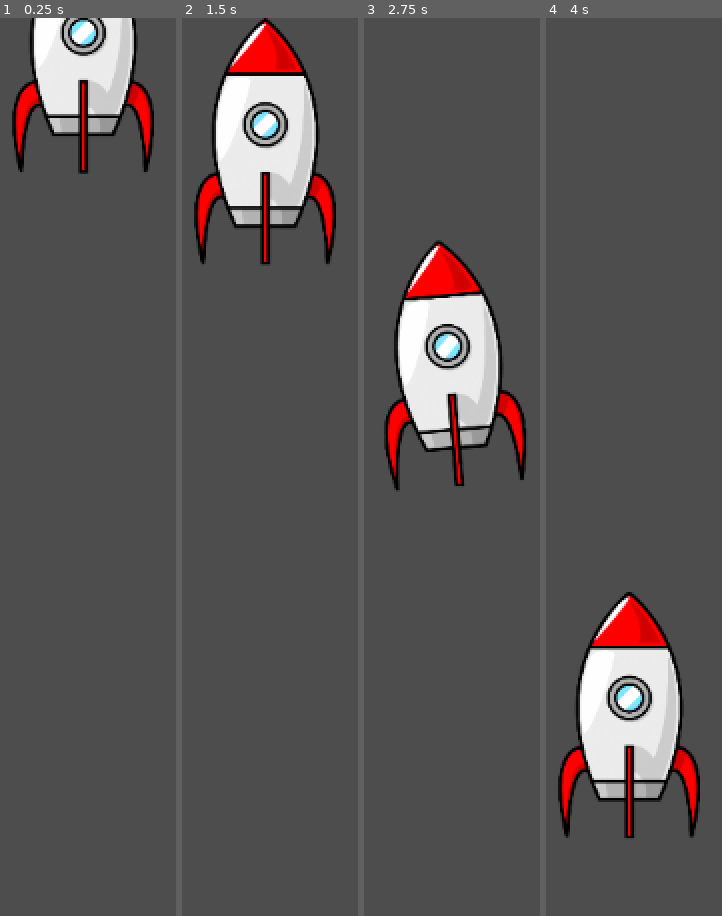
Above: before the commit, frames 1-4 (left to right).
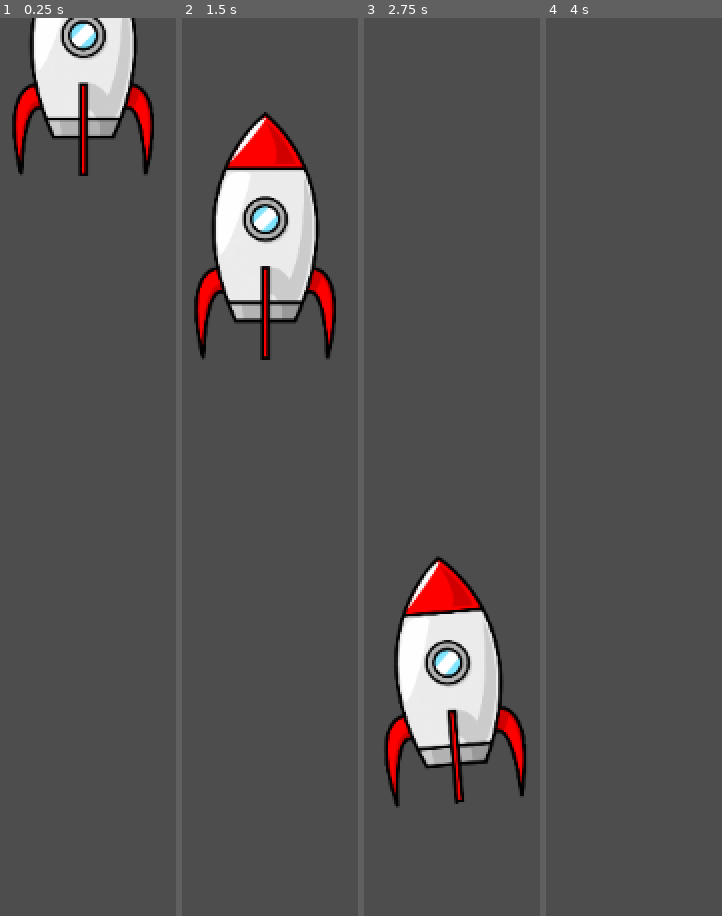
Above: after the commit, the same moments.

Repository: Maggen12/Pocket-lander
Game: Godot game, scene res://rocketship.tscn
The game is run twice, just before and just after one commit, with the same random seed, the same clock (stepped at 60 frames per second) and the same inputs. The project has no main scene, so this scene is started directly.
Inputs:
- Up to frame 1 (0.25 s): no input
- Up to frame 2 (1.5 s): hold D (tilt_right) 0.53-1.28 s; hold A (tilt_left) from 1.28 s (still down)
- Up to frame 3 (2.75 s): release A (tilt_left) at 2.03 s; hold D (tilt_right) from 2.03 s (still down)
- Up to frame 4 (4 s): release D (tilt_right) at 2.78 s; hold S (less_thrust) 2.78-3.53 s; hold A (tilt_left) from 3.53 s (still down)

The runs differ from the first frame. In frame 1, 2.2% of the frame differs, in the area x 6-88%, y 0-18%; in frame 2, 19%; in frame 3, 25%, in the area x 11-93%, y 24-88%; in frame 4, 13%.

Commit message:
Update rocketship.gd

Diff:
--- a/pocket-lander/rocketship.gd
+++ b/pocket-lander/rocketship.gd
@@ -1,23 +1,40 @@
 extends CharacterBody2D
 
-
-const GRAVITY = 1.0
+const GRAVITY = 2.0
 var thrust = 0
+var fuel = 100
 
 
 func _physics_process(delta: float) -> void:
+
 	velocity.y += GRAVITY
 	velocity += Vector2.UP.rotated(rotation) * thrust
+
 	move_and_slide()
 
 func _process(delta):
-	if Input.is_action_just_pressed("more_thrust"):
-		if thrust <10:
+
+	if Input.is_action_just_pressed("more_thrust") and thrust < 10:
+		if fuel > 0:
 			thrust += 2
-	if Input.is_action_just_pressed("less_thrust"):
-		if thrust >=2:
-			thrust -= 2
+	elif Input.is_action_just_pressed("less_thrust") and thrust >=2:
+		thrust -= 2
 	if Input.is_action_just_pressed("tilt_left"):
 		rotation_degrees += 5
-	if Input.is_action_just_pressed("tilt_right"):
+	elif Input.is_action_just_pressed("tilt_right"):
 		rotation_degrees -= 5
+
+	#fuel system
+	if thrust == 2:
+		fuel -= 4 * delta
+	elif thrust == 4:
+		fuel -= 6 * delta
+	elif thrust == 6:
+		fuel -= 8 * delta
+	elif thrust == 8:
+		fuel -= 10 * delta
+	elif thrust == 10:
+		fuel -= 12 * delta
+	if fuel <= 0:
+		thrust = 0
+		fuel = 0
